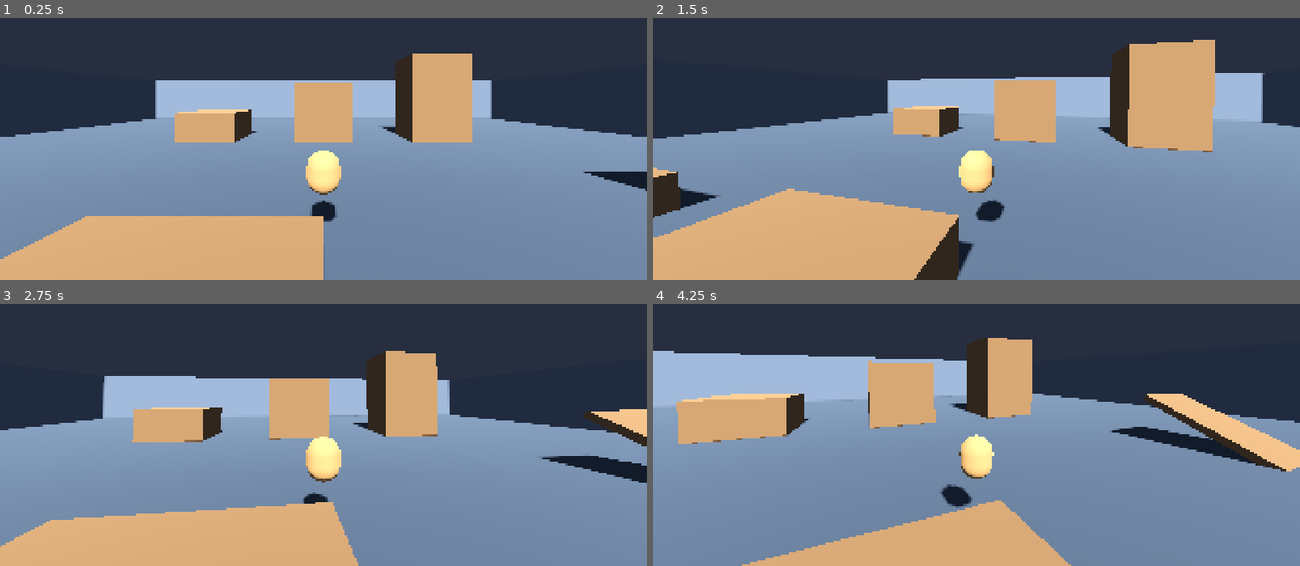
Above: before the commit, frames 1-4 (two rows, left to right).
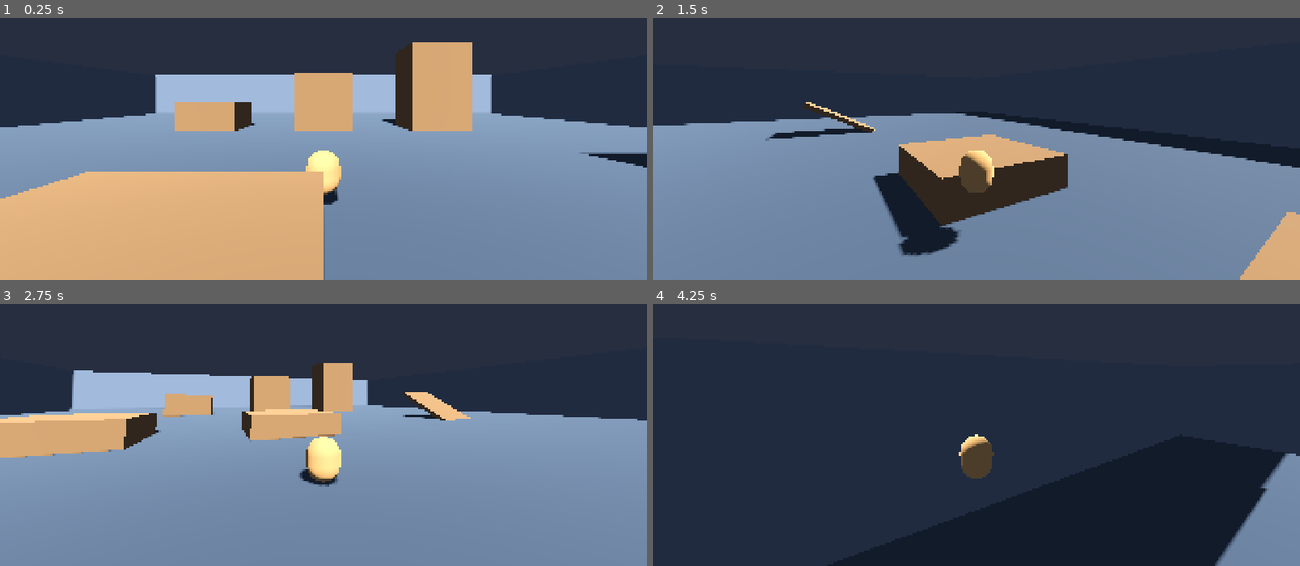
Above: after the commit, the same moments.

Repository: eldritch-dream/floaty_dog_knight
Game: Godot game, scene res://scenes/world/test_room.tscn
Same seed, same stepped clock (60 frames per second), same inputs: the game is played once before the commit and once after it.
Inputs (mouse positions are in pixels of both pictures, inside the frame that each line leads up to):
- Up to frame 1 (0.25 s): no input
- Up to frame 2 (1.5 s): tap Enter at 0.5 s; move the mouse to (1008, 96) at 0.52 s; hold W (move_forward) from 0.53 s (still down); tap Shift (dash) at 0.6 s; click (1008, 96) at 0.67 s; tap Space (jump) at 0.77, 0.8, 1.07, 1.35 s; move the mouse to (944, 99) at 1.27 s
- Up to frame 3 (2.75 s): keep holding W (move_forward); tap Space (jump) at 1.52, 1.82, 2.3 s; tap Shift (dash) at 1.55, 2.1 s; move the mouse to (336, 377) at 2.02 s
- Up to frame 4 (4.25 s): keep holding W (move_forward); move the mouse to (970, 390) at 2.77 s; tap Alt at 2.85 s; click (970, 390) at 2.92 s; tap Space (jump) at 3.02, 3.32, 3.77, 3.8, 4.07 s; tap Shift (dash) at 3.05 s; move the mouse to (1021, 387) at 3.52 s; tap Ctrl at 3.6 s

The runs differ from the first frame. In frame 1, 15% of the frame differs, in the area x 0-100%, y 9-92%; in frame 2, 41%; in frame 3, 26%; in frame 4, 69%, in the area x 0-100%, y 12-100%.
Error before the commit: Parse Error: Cannot infer the type of "cam_basis" variable because the value doesn't have a set type. (res://scripts/player/states/run.gd:33)

Commit message:
Fix GUT duplicate nesting and Godot 4.5.1 type inference errors
- Deleted duplicate addons/gut/gut/ directory (caused UID conflicts)
- Clean GUT v9.5.0 reinstall without nesting
- Added explicit type annotations in all state scripts (idle, run, jump, float, dash)
  - ProjectSettings.get_setting() returns Variant, now cast to float
  - player.camera_rig.global_transform.basis now typed as Basis
  - All Vector3/Vector2 variables use explicit types instead of :=
- Fixed state_machine.gd ternary Variant inference (line 58)
- All 33 GUT tests pass, zero errors

Diff:
--- a/project.godot
+++ b/project.godot
@@ -3,7 +3,8 @@
 ; since the parameters that go here are not all obvious.
 ;
 ; Format:
-;   [section] key=value
+;   [section] ; section goes between []
+;   param=value ; assign values to parameters
 
 config_version=5
 
@@ -20,6 +21,10 @@
 window/size/viewport_height=1080
 window/stretch/mode="canvas_items"
 window/stretch/aspect="expand"
+
+[editor_plugins]
+
+enabled=PackedStringArray("res://addons/gut/plugin.cfg")
 
 [input]
 
@@ -86,10 +91,6 @@
 ]
 }
 
-[editor_plugins]
-
-enabled=PackedStringArray("res://addons/gut/plugin.cfg")
-
 [rendering]
 
 renderer/rendering_method="gl_compatibility"
--- a/scripts/player/state_machine.gd
+++ b/scripts/player/state_machine.gd
@@ -55,7 +55,7 @@
 	if new_state == current_state:
 		return
 
-	var old_name := current_state.name if current_state else ""
+	var old_name: String = current_state.name if current_state else ""
 	if current_state:
 		current_state.exit()
 	current_state = new_state
--- a/scripts/player/states/dash.gd
+++ b/scripts/player/states/dash.gd
@@ -14,13 +14,13 @@
 	player.dash_cooldown_timer = config.dash_cooldown
 
 	# Dash in the direction the player is facing, or input direction if available.
-	var input_dir := Input.get_vector("move_left", "move_right", "move_forward", "move_back")
+	var input_dir: Vector2 = Input.get_vector("move_left", "move_right", "move_forward", "move_back")
 	if input_dir.length() > 0.1:
-		var cam_basis := player.camera_rig.global_transform.basis
-		var forward := (-cam_basis.z)
+		var cam_basis: Basis = player.camera_rig.global_transform.basis
+		var forward: Vector3 = -cam_basis.z
 		forward.y = 0.0
 		forward = forward.normalized()
-		var right := cam_basis.x
+		var right: Vector3 = cam_basis.x
 		right.y = 0.0
 		right = right.normalized()
 		_dash_direction = (forward * -input_dir.y + right * input_dir.x).normalized()
@@ -37,7 +37,7 @@
 	if _dash_timer <= 0.0:
 		# Dash finished — choose next state.
 		if player.is_on_floor():
-			var input_dir := Input.get_vector("move_left", "move_right", "move_forward", "move_back")
+			var input_dir: Vector2 = Input.get_vector("move_left", "move_right", "move_forward", "move_back")
 			if input_dir.length() > 0.1:
 				player.state_machine.transition_to("run")
 			else:
--- a/scripts/player/states/float.gd
+++ b/scripts/player/states/float.gd
@@ -9,8 +9,8 @@
 
 func physics_update(delta: float) -> void:
 	# Enhanced gravity when falling (fall_multiplier).
-	var gravity := ProjectSettings.get_setting("physics/3d/default_gravity", 9.8)
-	gravity *= config.gravity_scale * config.fall_multiplier
+	var base_gravity: float = ProjectSettings.get_setting("physics/3d/default_gravity", 9.8)
+	var gravity: float = base_gravity * config.gravity_scale * config.fall_multiplier
 	player.velocity.y -= gravity * delta
 
 	# Float drag slows the descent for that floaty feel.
@@ -30,16 +30,16 @@
 		player.jump_buffer_timer = config.jump_buffer_time
 
 	# Air control — camera-relative, high responsiveness.
-	var input_dir := Input.get_vector("move_left", "move_right", "move_forward", "move_back")
+	var input_dir: Vector2 = Input.get_vector("move_left", "move_right", "move_forward", "move_back")
 	if input_dir.length() > 0.1:
-		var cam_basis := player.camera_rig.global_transform.basis
-		var forward := (-cam_basis.z)
+		var cam_basis: Basis = player.camera_rig.global_transform.basis
+		var forward: Vector3 = -cam_basis.z
 		forward.y = 0.0
 		forward = forward.normalized()
-		var right := cam_basis.x
+		var right: Vector3 = cam_basis.x
 		right.y = 0.0
 		right = right.normalized()
-		var direction := (forward * -input_dir.y + right * input_dir.x).normalized()
+		var direction: Vector3 = (forward * -input_dir.y + right * input_dir.x).normalized()
 		player.velocity.x = lerp(player.velocity.x, direction.x * config.move_speed, 0.15)
 		player.velocity.z = lerp(player.velocity.z, direction.z * config.move_speed, 0.15)
 	else:
--- a/scripts/player/states/idle.gd
+++ b/scripts/player/states/idle.gd
@@ -22,7 +22,7 @@
 		return
 
 	# Movement → Run.
-	var input_dir := _get_input_direction()
+	var input_dir: Vector2 = Input.get_vector("move_left", "move_right", "move_forward", "move_back")
 	if input_dir.length() > 0.1:
 		player.state_machine.transition_to("run")
 		return
@@ -34,8 +34,5 @@
 
 
 func _get_gravity() -> float:
-	return ProjectSettings.get_setting("physics/3d/default_gravity", 9.8) * config.gravity_scale
-
-
-func _get_input_direction() -> Vector2:
-	return Input.get_vector("move_left", "move_right", "move_forward", "move_back")
+	var base_gravity: float = ProjectSettings.get_setting("physics/3d/default_gravity", 9.8)
+	return base_gravity * config.gravity_scale
--- a/scripts/player/states/jump.gd
+++ b/scripts/player/states/jump.gd
@@ -9,20 +9,21 @@
 
 
 func physics_update(delta: float) -> void:
-	var gravity := ProjectSettings.get_setting("physics/3d/default_gravity", 9.8) * config.gravity_scale
+	var base_gravity: float = ProjectSettings.get_setting("physics/3d/default_gravity", 9.8)
+	var gravity: float = base_gravity * config.gravity_scale
 	player.velocity.y -= gravity * delta
 
 	# Air control — camera-relative.
-	var input_dir := Input.get_vector("move_left", "move_right", "move_forward", "move_back")
+	var input_dir: Vector2 = Input.get_vector("move_left", "move_right", "move_forward", "move_back")
 	if input_dir.length() > 0.1:
-		var cam_basis := player.camera_rig.global_transform.basis
-		var forward := (-cam_basis.z)
+		var cam_basis: Basis = player.camera_rig.global_transform.basis
+		var forward: Vector3 = -cam_basis.z
 		forward.y = 0.0
 		forward = forward.normalized()
-		var right := cam_basis.x
+		var right: Vector3 = cam_basis.x
 		right.y = 0.0
 		right = right.normalized()
-		var direction := (forward * -input_dir.y + right * input_dir.x).normalized()
+		var direction: Vector3 = (forward * -input_dir.y + right * input_dir.x).normalized()
 
 		# High air control — directly blend toward desired direction.
 		player.velocity.x = lerp(player.velocity.x, direction.x * config.move_speed, 0.15)
@@ -51,7 +52,7 @@
 
 
 func _land() -> void:
-	var input_dir := Input.get_vector("move_left", "move_right", "move_forward", "move_back")
+	var input_dir: Vector2 = Input.get_vector("move_left", "move_right", "move_forward", "move_back")
 	if input_dir.length() > 0.1:
 		player.state_machine.transition_to("run")
 	else:
--- a/scripts/player/states/run.gd
+++ b/scripts/player/states/run.gd
@@ -23,32 +23,33 @@
 		return
 
 	# Get camera-relative input.
-	var input_dir := Input.get_vector("move_left", "move_right", "move_forward", "move_back")
+	var input_dir: Vector2 = Input.get_vector("move_left", "move_right", "move_forward", "move_back")
 
 	if input_dir.length() < 0.1:
 		player.state_machine.transition_to("idle")
 		return
 
 	# Camera-relative direction.
-	var cam_basis := player.camera_rig.global_transform.basis
-	var forward := -cam_basis.z
+	var cam_basis: Basis = player.camera_rig.global_transform.basis
+	var forward: Vector3 = -cam_basis.z
 	forward.y = 0.0
 	forward = forward.normalized()
-	var right := cam_basis.x
+	var right: Vector3 = cam_basis.x
 	right.y = 0.0
 	right = right.normalized()
 
-	var direction := (forward * -input_dir.y + right * input_dir.x).normalized()
+	var direction: Vector3 = (forward * -input_dir.y + right * input_dir.x).normalized()
 	player.velocity.x = direction.x * config.move_speed
 	player.velocity.z = direction.z * config.move_speed
 
 	# Rotate player to face movement direction.
 	if direction.length() > 0.01:
-		var target_angle := atan2(direction.x, direction.z)
+		var target_angle: float = atan2(direction.x, direction.z)
 		player.rotation.y = lerp_angle(player.rotation.y, target_angle, 0.2)
 
 	player.move_and_slide()
 
 
 func _get_gravity() -> float:
-	return ProjectSettings.get_setting("physics/3d/default_gravity", 9.8) * config.gravity_scale
+	var base_gravity: float = ProjectSettings.get_setting("physics/3d/default_gravity", 9.8)
+	return base_gravity * config.gravity_scale
Not shown, removed: addons/gut/gut/GutScene.gd
Not shown, removed: addons/gut/gut/GutScene.gd.uid
Not shown, removed: addons/gut/gut/GutScene.tscn
Not shown, removed: addons/gut/gut/UserFileViewer.gd
Not shown, removed: addons/gut/gut/UserFileViewer.gd.uid
Not shown, removed: addons/gut/gut/UserFileViewer.tscn
Not shown, removed: addons/gut/gut/autofree.gd
Not shown, removed: addons/gut/gut/autofree.gd.uid
Not shown, removed: addons/gut/gut/awaiter.gd
Not shown, removed: addons/gut/gut/awaiter.gd.uid
Not shown, removed: addons/gut/gut/cli/change_project_warnings.gd
Not shown, removed: addons/gut/gut/cli/change_project_warnings.gd.uid
(and 229 more such lines)
